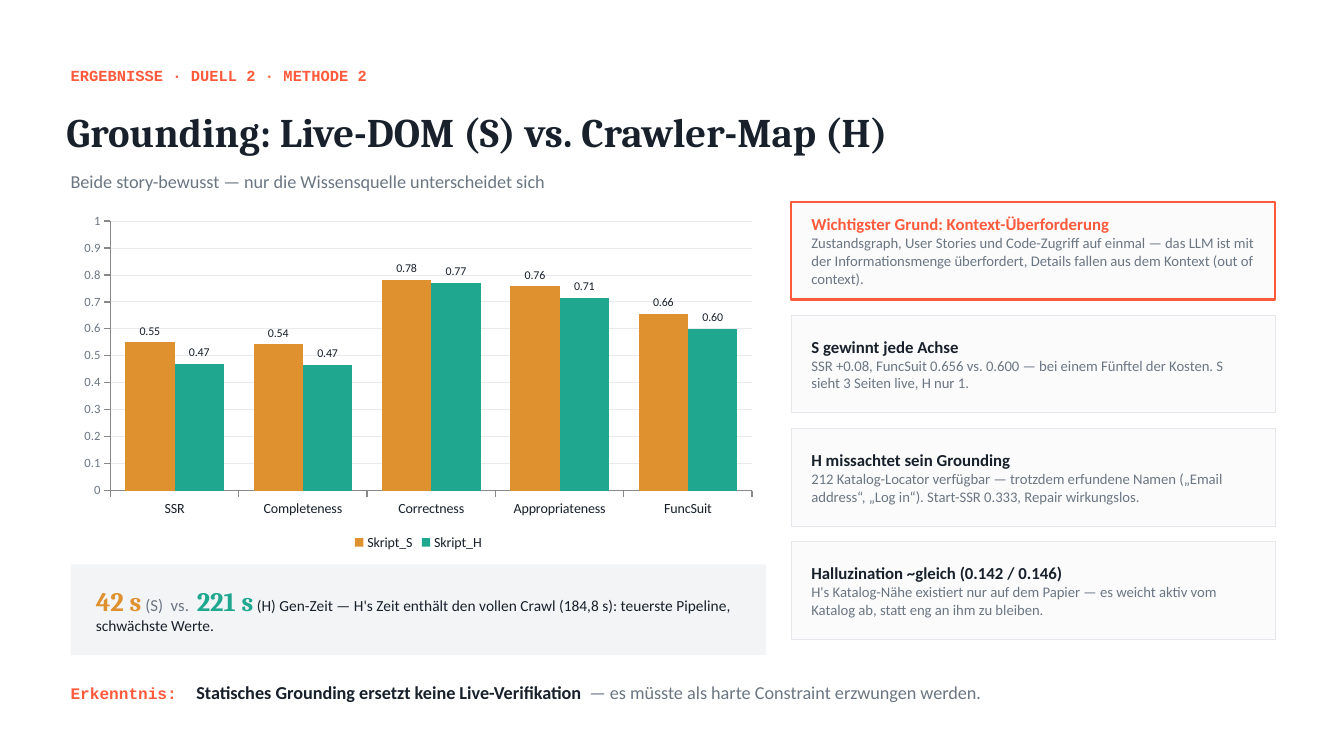
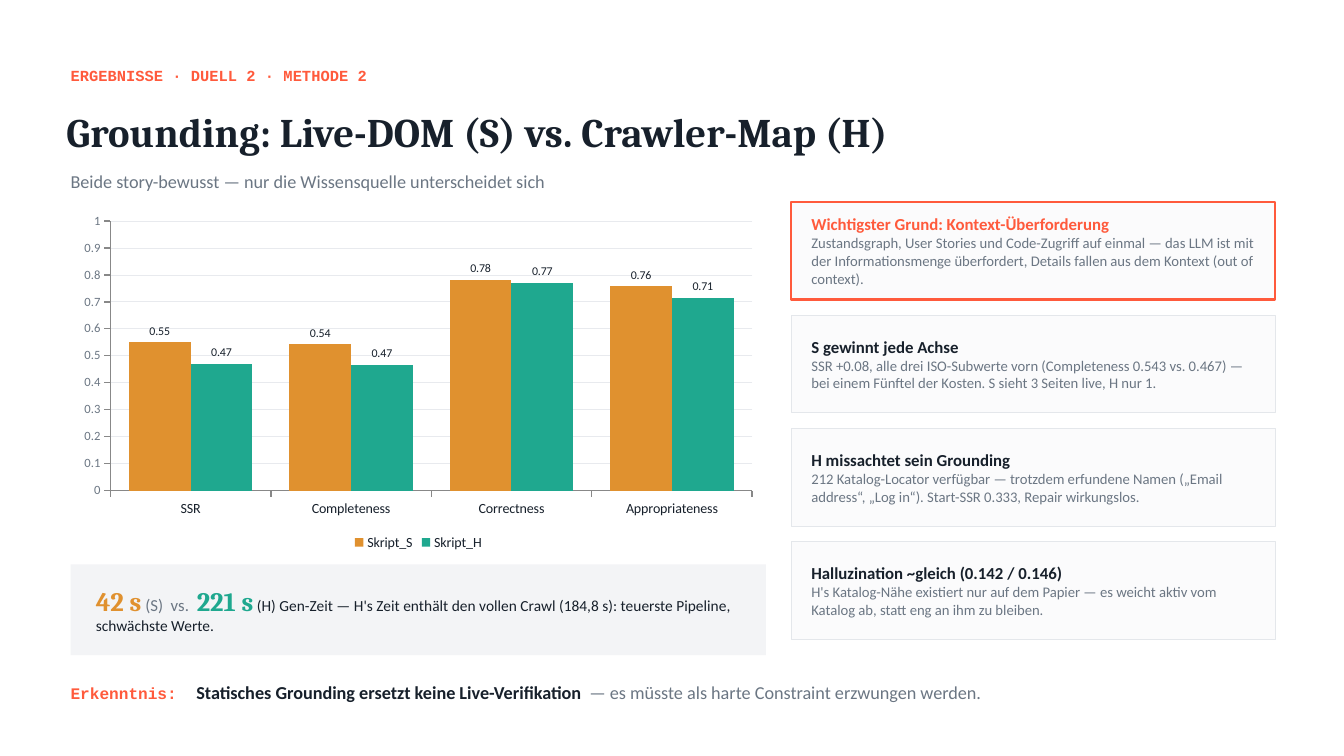
Before and after one commit to philippmelikidis/testgeneration-benchmark, a slide deck: slide 13 of presentation/Endpraesentation_LLM_vs_Crawler_v2.pptx. Drawn at 1344x756 pixels with LibreOffice and Linux fonts; fonts in the diff are those of the drawing. Boxes give left, top, right and bottom in pixels: in the first picture for what was removed or moved away, otherwise in the second. Text is boxed around its words. In the diff, an @@ line names an element or a change of style, - is before the commit and + after.

```diff
--- a/presentation/Endpraesentation_LLM_vs_Crawler_v2.pptx
+++ b/presentation/Endpraesentation_LLM_vs_Crawler_v2.pptx
@@ column chart at box(71, 207, 766, 555) @@
-categories: SSR, Completeness, Correctness, Appropriateness, FuncSuit
+categories: SSR, Completeness, Correctness, Appropriateness
-Skript_S: 0.55, 0.54, 0.78, 0.76, 0.66
+Skript_S: 0.55, 0.54, 0.78, 0.76
-Skript_H: 0.47, 0.47, 0.77, 0.71, 0.6
+Skript_H: 0.47, 0.47, 0.77, 0.71
@@ text at box(811, 341, 1227, 390): text changed @@
-S gewinnt jede Achse
-SSR +0.08, FuncSuit 0.656 vs. 0.600 — bei einem Fünftel der Kosten. S sieht 3 Seiten live, H nur 1.
+S gewinnt jede Achse
+SSR +0.08, alle drei ISO-Subwerte vorn (Completeness 0.543 vs. 0.467) — bei einem Fünftel der Kosten. S sieht 3 Seiten live, H nur 1.
```
Also in this commit, not shown: 6 other slides changed, 3 other files.
